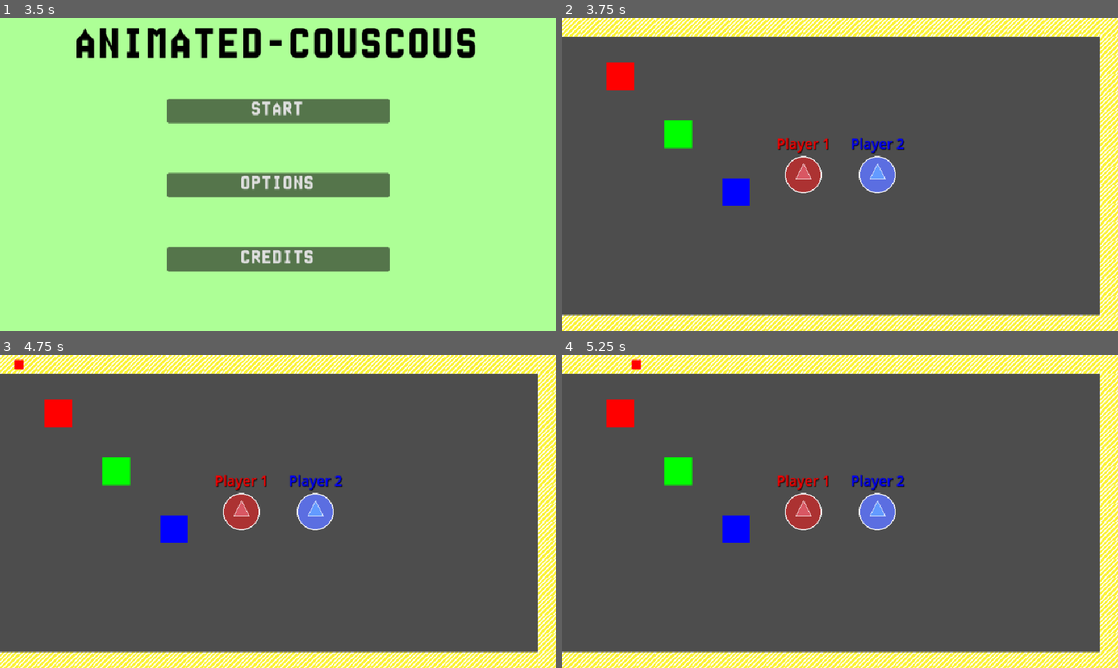
Above: before the commit, frames 1-4 (two rows, left to right).
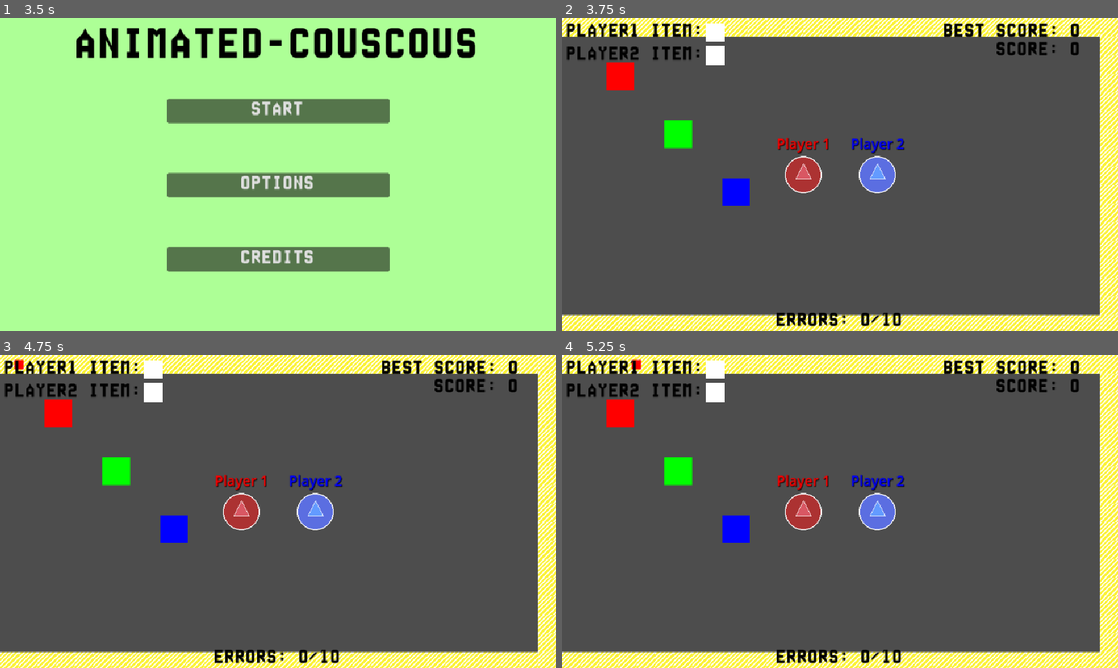
Above: after the commit, the same moments.

Repository: S2009-dev/animated-couscous
Game: Godot game, scene res://objects/menus/main_menu.tscn
Same seed, same stepped clock (60 frames per second), same inputs: the game is played once before the commit and once after it. The engine's default icon, where the game draws it, is replaced by a stand-in: a white triangle on a blue panel in a dark square.
Inputs:
- Up to frame 1 (3.5 s): click "OPTIONS" at 0.5 s; click "BACK" at 1.25 s; click "CREDITS" at 2 s; click "BACK" at 2.75 s
- Up to frame 2 (3.75 s): click "START" at 3.5 s
- Up to frame 3 (4.75 s): tap Enter at 4.25 s
- Up to frame 4 (5.25 s): tap Space at 5 s

Frame 1 is identical in both runs. In frame 2, 2.8% of the frame differs, in the area x 0-93%, y 1-99%; in frame 3, 2.8%; in frame 4, 2.8%.

Commit message:
feat(experience): hud (#18)
* feat: :sparkles: add HUD in world

* feat: :sparkles: add hud_manager script

* feat: :sparkles: score updating

* feat: :sparkles: show errors count in hud

* feat: :sparkles: game over when max_errors reached

* refactor(project): :recycle: update signals

Diff:
--- a/objects/scenes/world.tscn
+++ b/objects/scenes/world.tscn
@@ -1,11 +1,13 @@
-[gd_scene load_steps=8 format=3 uid="uid://b6khkw216qi8f"]
+[gd_scene load_steps=10 format=3 uid="uid://b6khkw216qi8f"]
 
 [ext_resource type="Script" uid="uid://c1rrds461xdgh" path="res://scripts/scenes/world.gd" id="1_w61o3"]
 [ext_resource type="PackedScene" uid="uid://yi03qgjo3ayc" path="res://objects/entities/player.tscn" id="2_1k1mb"]
 [ext_resource type="Script" uid="uid://dqrlsqsc233yg" path="res://scripts/scenes/camera_controller.gd" id="3_odjkc"]
 [ext_resource type="PackedScene" uid="uid://trc81l4ky27a" path="res://objects/scenes/environment.tscn" id="4_oll44"]
 [ext_resource type="Shader" uid="uid://dwq7aopgdg2ss" path="res://assets/shaders/split_screen.gdshader" id="6_smx02"]
+[ext_resource type="Script" uid="uid://dieupttefupbx" path="res://scripts/scenes/hud_manager.gd" id="7_1k1mb"]
 [ext_resource type="Texture2D" uid="uid://d0fx0xonytd07" path="res://icon.svg" id="7_6hy1k"]
+[ext_resource type="FontFile" uid="uid://bpwrnqg1uy3rl" path="res://assets/fonts/tile3x5.otf" id="7_w61o3"]
 
 [sub_resource type="ShaderMaterial" id="ShaderMaterial_oll44"]
 shader = ExtResource("6_smx02")
@@ -73,4 +75,204 @@
 texture = ExtResource("7_6hy1k")
 expand_mode = 1
 
-[connection signal="world_loaded" from="." to="Cameras" method="_on_main_world_loaded"]
+[node name="HUD" type="Control" parent="."]
+layout_mode = 3
+anchors_preset = 15
+anchor_right = 1.0
+anchor_bottom = 1.0
+offset_right = 960.0
+offset_bottom = 540.0
+grow_horizontal = 2
+grow_vertical = 2
+script = ExtResource("7_1k1mb")
+
+[node name="StoredItems" type="Control" parent="HUD"]
+anchors_preset = 0
+offset_left = 8.0
+offset_top = 8.0
+offset_right = 488.0
+offset_bottom = 72.0
+
+[node name="Player1" type="Label" parent="HUD/StoredItems"]
+layout_mode = 0
+offset_right = 40.0
+offset_bottom = 23.0
+theme_override_colors/font_color = Color(0, 0, 0, 1)
+theme_override_fonts/font = ExtResource("7_w61o3")
+theme_override_font_sizes/font_size = 32
+text = "PLAYER1 ITEM:"
+horizontal_alignment = 1
+vertical_alignment = 1
+
+[node name="Player1Item" type="ColorRect" parent="HUD/StoredItems/Player1"]
+unique_name_in_owner = true
+layout_mode = 1
+anchors_preset = 6
+anchor_left = 1.0
+anchor_top = 0.5
+anchor_right = 1.0
+anchor_bottom = 0.5
+offset_left = 2.0
+offset_top = -16.5
+offset_right = 34.0
+offset_bottom = 15.5
+grow_horizontal = 0
+grow_vertical = 2
+
+[node name="Player2" type="Label" parent="HUD/StoredItems"]
+layout_mode = 0
+offset_top = 40.0
+offset_right = 238.0
+offset_bottom = 73.0
+theme_override_colors/font_color = Color(0, 0, 0, 1)
+theme_override_fonts/font = ExtResource("7_w61o3")
+theme_override_font_sizes/font_size = 32
+text = "PLAYER2 ITEM:"
+horizontal_alignment = 1
+vertical_alignment = 1
+
+[node name="Player2Item" type="ColorRect" parent="HUD/StoredItems/Player2"]
+unique_name_in_owner = true
+layout_mode = 1
+anchors_preset = 6
+anchor_left = 1.0
+anchor_top = 0.5
+anchor_right = 1.0
+anchor_bottom = 0.5
+offset_left = 2.0
+offset_top = -16.5
+offset_right = 34.0
+offset_bottom = 15.5
+grow_horizontal = 0
+grow_vertical = 2
+
+[node name="Scores" type="Control" parent="HUD"]
+layout_mode = 1
+anchors_preset = 1
+anchor_left = 1.0
+anchor_right = 1.0
+offset_left = -488.0
+offset_top = 8.0
+offset_right = -8.0
+offset_bottom = 72.0
+grow_horizontal = 0
+
+[node name="BestScore" type="Label" parent="HUD/Scores"]
+unique_name_in_owner = true
+layout_mode = 1
+anchors_preset = 3
+anchor_left = 1.0
+anchor_top = 1.0
+anchor_right = 1.0
+anchor_bottom = 1.0
+offset_left = -347.0
+offset_top = -64.0
+offset_bottom = -31.0
+grow_horizontal = 0
+grow_vertical = 0
+theme_override_colors/font_color = Color(0, 0, 0, 1)
+theme_override_fonts/font = ExtResource("7_w61o3")
+theme_override_font_sizes/font_size = 32
+text = "BEST SCORE: 0"
+horizontal_alignment = 1
+vertical_alignment = 1
+
+[node name="Score" type="Label" parent="HUD/Scores"]
+unique_name_in_owner = true
+layout_mode = 1
+anchors_preset = 1
+anchor_left = 1.0
+anchor_right = 1.0
+offset_left = -256.0
+offset_top = 32.0
+offset_bottom = 65.0
+grow_horizontal = 0
+theme_override_colors/font_color = Color(0, 0, 0, 1)
+theme_override_fonts/font = ExtResource("7_w61o3")
+theme_override_font_sizes/font_size = 32
+text = "SCORE: 0"
+horizontal_alignment = 1
+vertical_alignment = 1
+
+[node name="GameOver" type="Control" parent="HUD"]
+unique_name_in_owner = true
+process_mode = 3
+visible = false
+layout_mode = 1
+anchors_preset = 8
+anchor_left = 0.5
+anchor_top = 0.5
+anchor_right = 0.5
+anchor_bottom = 0.5
+offset_left = -168.0
+offset_top = -128.0
+offset_right = 168.0
+offset_bottom = 128.0
+grow_horizontal = 2
+grow_vertical = 2
+
+[node name="Label" type="Label" parent="HUD/GameOver"]
+layout_mode = 1
+anchors_preset = 5
+anchor_left = 0.5
+anchor_right = 0.5
+offset_left = -164.5
+offset_top = 16.0
+offset_right = 164.5
+offset_bottom = 81.0
+grow_horizontal = 2
+theme_override_colors/font_color = Color(0, 0, 0, 1)
+theme_override_fonts/font = ExtResource("7_w61o3")
+theme_override_font_sizes/font_size = 64
+text = "GAME OVER"
+horizontal_alignment = 1
+vertical_alignment = 1
+
+[node name="RetryBtn" type="Button" parent="HUD/GameOver"]
+layout_mode = 1
+anchors_preset = 14
+anchor_top = 0.5
+anchor_right = 1.0
+anchor_bottom = 0.5
+offset_top = -20.5
+offset_bottom = 20.5
+grow_horizontal = 2
+grow_vertical = 2
+theme_override_fonts/font = ExtResource("7_w61o3")
+theme_override_font_sizes/font_size = 32
+text = "TRY AGAIN"
+
+[node name="QuitBtn" type="Button" parent="HUD/GameOver"]
+layout_mode = 1
+anchors_preset = 12
+anchor_top = 1.0
+anchor_right = 1.0
+anchor_bottom = 1.0
+offset_top = -56.0
+offset_bottom = -15.0
+grow_horizontal = 2
+grow_vertical = 0
+theme_override_fonts/font = ExtResource("7_w61o3")
+theme_override_font_sizes/font_size = 32
+text = "QUIT"
+
+[node name="Errors" type="Label" parent="HUD"]
+unique_name_in_owner = true
+layout_mode = 1
+anchors_preset = 12
+anchor_top = 1.0
+anchor_right = 1.0
+anchor_bottom = 1.0
+offset_top = -33.0
+grow_horizontal = 2
+grow_vertical = 0
+theme_override_colors/font_color = Color(0, 0, 0, 1)
+theme_override_fonts/font = ExtResource("7_w61o3")
+theme_override_font_sizes/font_size = 32
+text = "ERRORS: 0/10"
+horizontal_alignment = 1
+vertical_alignment = 1
+
+[connection signal="world_loaded" from="." to="Cameras" method="_on_world_loaded"]
+[connection signal="pressed" from="HUD/GameOver/RetryBtn" to="HUD" method="_on_retry_btn_pressed"]
+[connection signal="pressed" from="HUD/GameOver/QuitBtn" to="HUD" method="_on_quit_btn_pressed"]
--- a/project.godot
+++ b/project.godot
@@ -17,7 +17,7 @@
 
 [autoload]
 
-AudioManager="*res://scripts/scenes/audio_manager.gd"
+GameManager="*res://scripts/scenes/game_manager.gd"
 
 [display]
 
--- a/scripts/entities/bin.gd
+++ b/scripts/entities/bin.gd
@@ -8,4 +8,7 @@
 	$ColorRect.modulate = colors[type]
 
 func throw_item(item: Color) -> void:
-	$ColorRect.modulate = item
+	if item == $ColorRect.modulate:
+		GameManager.emit_signal("update_score")
+	else:
+		GameManager.emit_signal("update_errors")
--- a/scripts/entities/conveyor_controller.gd
+++ b/scripts/entities/conveyor_controller.gd
@@ -21,6 +21,7 @@
 		item.position = path_follow.position
 
 		if path_follow.progress_ratio >= 1:
+			GameManager.emit_signal("update_errors")
 			await item.remove()
 
 
--- a/scripts/entities/player_controller.gd
+++ b/scripts/entities/player_controller.gd
@@ -50,10 +50,14 @@
 		if collision_body and collision_body.is_in_group("items"):
 			stored_item = collision_body.get_node("ColorRect").modulate
 			collision_body.remove()
+
+			GameManager.emit_signal("store_item", id, stored_item)
 	else:
 		if collision_body and collision_body.is_in_group("bins"):
 			collision_body.throw_item(stored_item)
 			stored_item = Color()
+
+			GameManager.emit_signal("store_item", id, Color(1, 1, 1, 1))
 
 # The area is checking only for layer 2, used for items and bin
 func _on_interaction_range_area_entered(area: Area2D) -> void:
--- a/scripts/menus/credits_menu.gd
+++ b/scripts/menus/credits_menu.gd
@@ -1,7 +1,5 @@
 extends Control
 
-signal click
-
 func _on_back_btn_pressed() -> void:
-	click.emit()
+	GameManager.emit_signal("click")
 	get_tree().change_scene_to_file("res://objects/menus/main_menu.tscn")
--- a/scripts/menus/main_menu.gd
+++ b/scripts/menus/main_menu.gd
@@ -1,7 +1,4 @@
 extends Control
-
-signal start_game
-signal click
 
 var config: ConfigFile = ConfigFile.new()
 
@@ -18,14 +15,14 @@
 	config.save("user://options.cfg")
 
 func _on_start_btn_pressed() -> void:
-	click.emit()
-	start_game.emit()
+	GameManager.emit_signal("click")
+	GameManager.emit_signal("start_game")
 	get_tree().change_scene_to_file("res://objects/scenes/world.tscn")
 
 func _on_options_btn_pressed() -> void:
-	click.emit()
+	GameManager.emit_signal("click")
 	get_tree().change_scene_to_file("res://objects/menus/options_menu.tscn")
 
 func _on_credits_btn_pressed() -> void:
-	click.emit()
+	GameManager.emit_signal("click")
 	get_tree().change_scene_to_file("res://objects/menus/credits_menu.tscn")
--- a/scripts/menus/options_menu.gd
+++ b/scripts/menus/options_menu.gd
@@ -1,6 +1,4 @@
 extends Control
-
-signal click
 
 @onready var volume_container: Control = %Volume
 
@@ -11,11 +9,11 @@
 	volume_container.get_node("Slider").value = config.get_value("settings", "volume")
 
 func _on_back_btn_pressed() -> void:
-	click.emit()
+	GameManager.emit_signal("click")
 	get_tree().change_scene_to_file("res://objects/menus/main_menu.tscn")
 
 func _on_slider_drag_ended(value_changed: bool) -> void:
-	click.emit()
+	GameManager.emit_signal("click")
 
 	if value_changed:
 		AudioServer.set_bus_volume_db(0, linear_to_db(volume_container.get_node("Slider").value / 100))
--- a/scripts/scenes/camera_controller.gd
+++ b/scripts/scenes/camera_controller.gd
@@ -16,7 +16,7 @@
 var player1: CharacterBody2D
 var player2: CharacterBody2D
 
-func _on_main_world_loaded():
+func _on_world_loaded():
 	player1 = players.get_child(0)
 	player2 = players.get_child(1)
 	camera1.position = get_viewport().get_visible_rect().size / 2
--- a/scripts/scenes/audio_manager.gd
+++ b/scripts/scenes/game_manager.gd
@@ -1,4 +1,10 @@
 extends Node
+
+signal click
+signal start_game
+signal update_score
+signal update_errors
+signal store_item(player_id: int, item: Color)
 
 var music_player  = AudioStreamPlayer.new()
 var sfx_player = AudioStreamPlayer.new()
@@ -7,24 +13,11 @@
 	add_child(music_player)
 	add_child(sfx_player)
 
-	get_tree().connect("node_added", self._on_node_added)
-	get_node("/root/Main Menu").connect("start_game", self._on_start_game)
-	get_node("/root/Main Menu").connect("click", self._on_click)
-
 	music_player.name = "Music"
 	music_player.stream = load("res://assets/musics/main_menu.mp3")
 	music_player.stream.loop = true
 
 	music_player.play()
-
-func _on_node_added(node: Node):
-	if node.name == "Main Menu":
-		node.connect("start_game", self._on_start_game)
-		node.connect("click", self._on_click)
-	elif node.name == "Options Menu":
-		node.connect("click", self._on_click)
-	elif node.name == "Credits Menu":
-		node.connect("click", self._on_click)
 
 func _on_start_game():
 	music_player.stop()
--- /dev/null
+++ b/scripts/scenes/hud_manager.gd
@@ -0,0 +1,67 @@
+extends Control
+
+@export var max_errors: int = 10
+
+@onready var player1_item: ColorRect = %Player1Item
+@onready var player2_item: ColorRect = %Player2Item
+@onready var best_score_label: Label = %BestScore
+@onready var score_label: Label = %Score
+@onready var game_over: Control = %GameOver
+@onready var errors_label: Label = %Errors
+
+var score: int = 0
+var best_score: int = 0
+var errors: int = 0
+var config: ConfigFile = ConfigFile.new()
+
+func _ready() -> void:
+	var conf_load = config.load("user://scores.cfg")
+
+	GameManager.connect("store_item", self._on_store_item)
+	GameManager.connect("update_score", self._on_update_score)
+	GameManager.connect("update_errors", self._on_update_errors)
+
+	if conf_load == OK and config.has_section_key("scores", "best_score"):
+		best_score = config.get_value("scores", "best_score")
+		best_score_label.text = "BEST SCORE: " + str(best_score)
+
+	config.set_value("scores", "best_score", best_score)
+	config.save("user://best_score.cfg")
+
+func _on_store_item(player_id: int, item: Color) -> void:
+	if player_id == 1:
+		player1_item.modulate = item
+	elif player_id == 2:
+		player2_item.modulate = item
+
+func _on_update_score() -> void:
+	score += 1
+	score_label.text = "SCORE: " + str(score)
+
+	if score > best_score:
+		update_best_score()
+
+func update_best_score() -> void:
+	best_score = score
+	best_score_label.text = "BEST SCORE: " + str(best_score)
+
+	config.set_value("scores", "best_score", best_score)
+	config.save("user://scores.cfg")
+
+func _on_update_errors() -> void:
+	errors += 1
+	errors_label.text = "ERRORS: " + str(errors) + "/10"
+
+	if errors >= max_errors:
+		get_tree().paused = true
+		game_over.show()
+
+
+func _on_retry_btn_pressed() -> void:
+	get_tree().paused = false
+	get_tree().change_scene_to_file("res://objects/scenes/world.tscn")
+
+
+func _on_quit_btn_pressed() -> void:
+	get_tree().paused = false
+	get_tree().change_scene_to_file("res://objects/menus/main_menu.tscn")
--- a/scripts/scenes/world.gd
+++ b/scripts/scenes/world.gd
@@ -7,7 +7,8 @@
 func _ready() -> void:
 	create_player(1, Vector2(416, 270))
 	create_player(2, Vector2(544, 270))
-	emit_signal("world_loaded")
+
+	world_loaded.emit()
 
 func create_player(id: int, start_pos: Vector2 = position) -> void:
 	var player = player_scene.instantiate()
Renamed: scripts/scenes/audio_manager.gd.uid -> scripts/scenes/game_manager.gd.uid
Not shown, added: scripts/scenes/hud_manager.gd.uid
